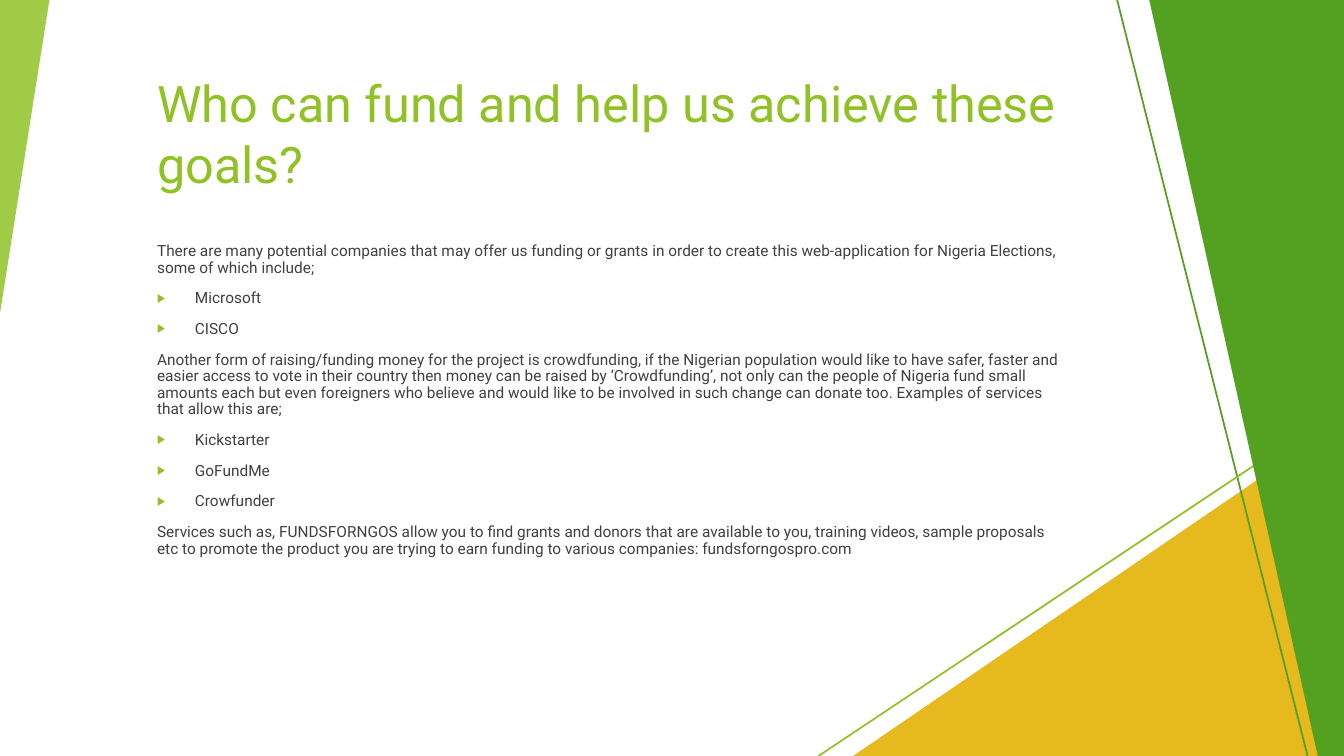
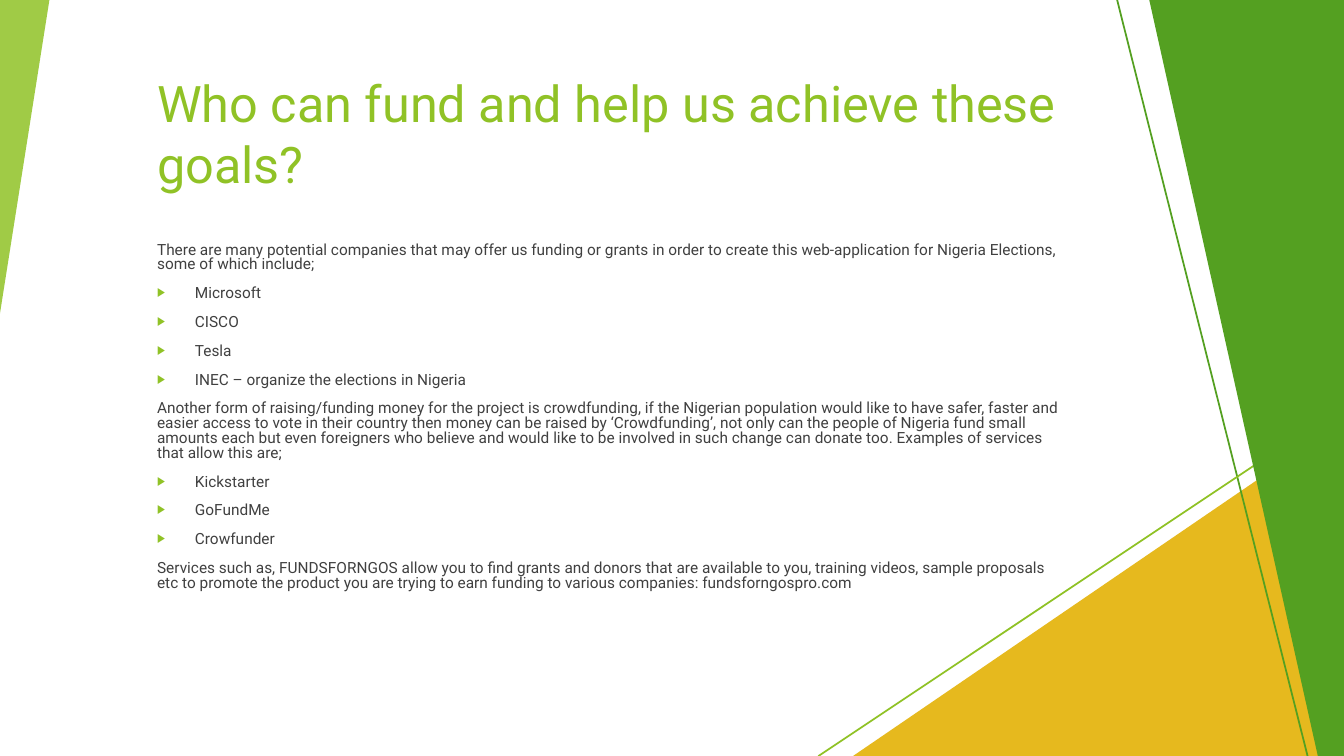
Before and after one commit to Rabarb/BTNGProject, a slide deck: slide 7 of Team Debt Presentation.pptx. Drawn at 1344x756 pixels with LibreOffice and Linux fonts; fonts in the diff are those of the drawing. Boxes give left, top, right and bottom in pixels: in the first picture for what was removed or moved away, otherwise in the second. Text is boxed around its words. In the diff, an @@ line names an element or a change of style, - is before the commit and + after.

```diff
--- a/Team Debt Presentation.pptx
+++ b/Team Debt Presentation.pptx
@@ text at (157,243,1058,592): line spacing 0.9 to 0.8 @@
@@ text at (195,344,466,388): paragraphs added @@
+▶ Tesla
+▶ INEC – organize the elections in Nigeria
```
Also in this commit, not shown: 1 other slide changed, 3 other files.
